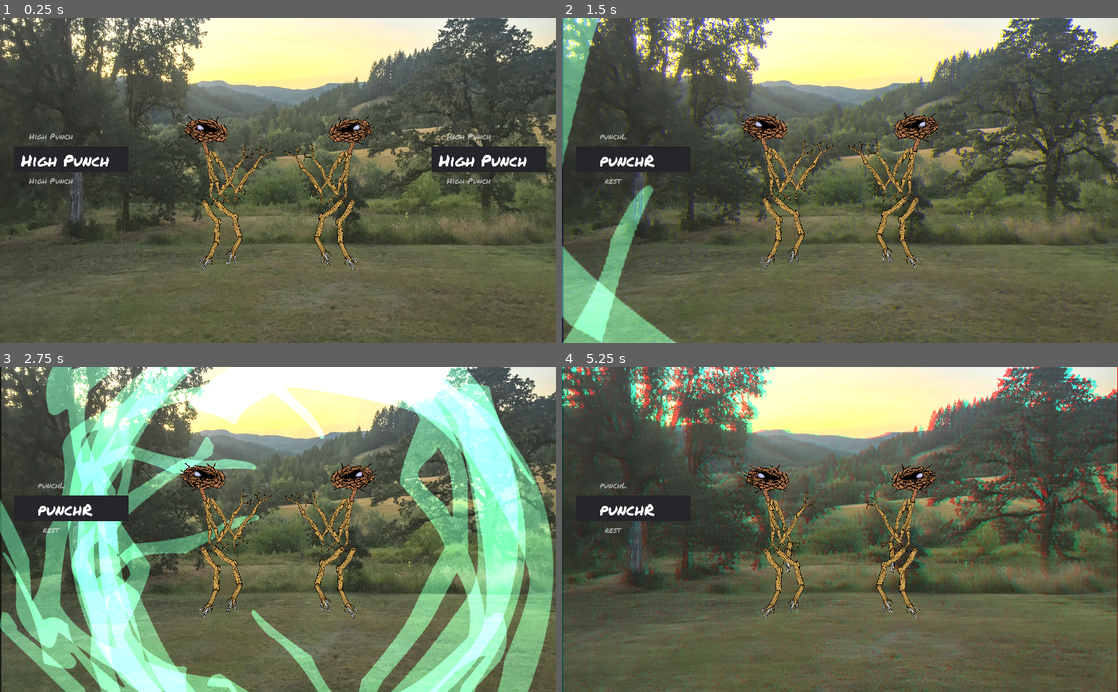
Above: before the commit, frames 1-4 (two rows, left to right).
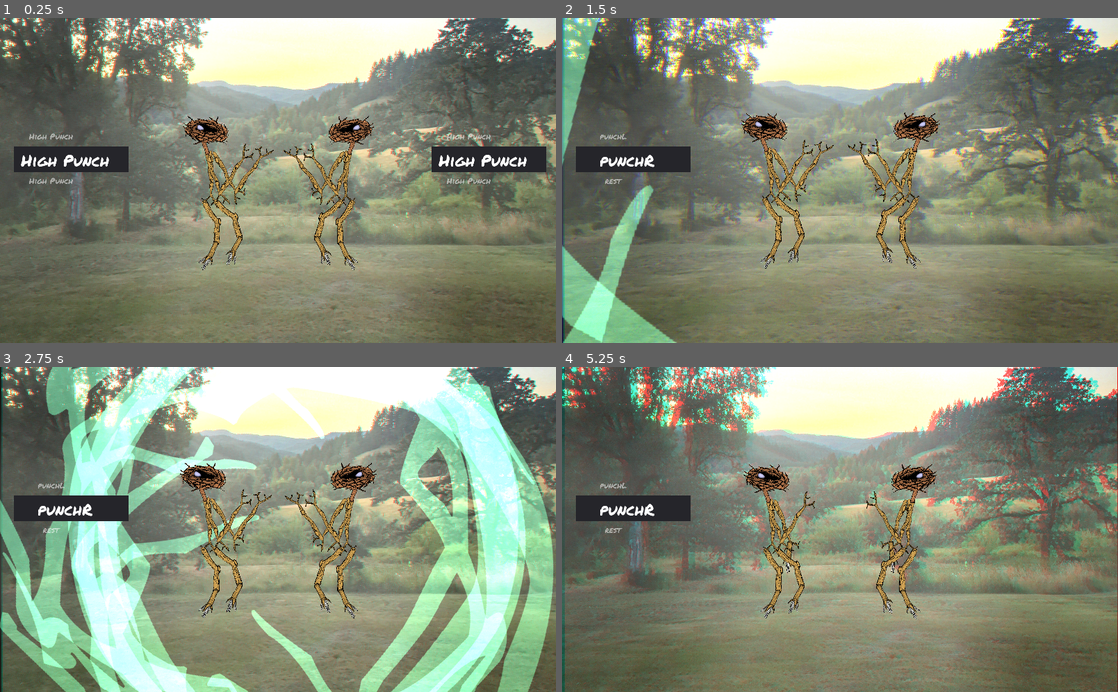
Above: after the commit, the same moments.

Repository: thesage1014/pigsSSJomt
Game: Godot game, scene res://sticky.tscn
Two runs of this game, one before a commit and one after it. Both use one fixed random seed, a clock stepped at 60 frames per second and the inputs below.
Inputs:
- Up to frame 1 (0.25 s): no input
- Up to frame 2 (1.5 s): tap Enter (ui_accept) at 0.5, 0.77 s; hold Left (p1_a) 0.53-1.28 s; tap Up (p1_b) at 1.35 s
- Up to frame 3 (2.75 s): tap Enter (ui_accept) at 1.52 s; hold Down (p1_c) from 2.03 s (still down)
- Up to frame 4 (5.25 s): release Down (p1_c) at 2.78 s; tap A (p2_a) at 2.85 s; tap Enter (ui_accept) at 3.02, 3.77, 4.52 s; hold E (p2_b) 3.53-4.28 s; tap D (p2_c) at 4.35 s; hold Left (p1_a) from 5.03 s (still down)

The runs differ from the first frame. In frame 1, 70% of the frame differs, in the area x 0-100%, y 0-100%; in frame 2, 72%; in frame 3, 67%; in frame 4, 72%.

Commit message:
starting on health bar
also downloaded a crt shader but it took than 5 minutes to figure out so I'm leaving it alone for now

Diff:
--- a/HealthBar.tscn
+++ b/HealthBar.tscn
@@ -1,13 +1,19 @@
-[gd_scene load_steps=2 format=2]
+[gd_scene format=2]
 
-[ext_resource path="res://HealthBar.gd" type="Script" id=1]
+[node name="MarginContainer" type="MarginContainer"]
+margin_right = 40.0
+margin_bottom = 40.0
 
-[node name="ColorRect" type="ColorRect"]
-margin_left = -1119.93
-margin_top = -894.136
-margin_right = -1113.93
-margin_bottom = -845.136
-grow_horizontal = 0
-rect_scale = Vector2( 100, 1 )
-color = Color( 1, 0, 0, 1 )
-script = ExtResource( 1 )
+[node name="Tween" type="Tween" parent="."]
+
+[node name="VBoxContainer" type="VBoxContainer" parent="."]
+margin_right = 40.0
+margin_bottom = 40.0
+
+[node name="HBoxContainer" type="HBoxContainer" parent="VBoxContainer"]
+margin_right = 40.0
+
+[node name="HBoxContainer2" type="HBoxContainer" parent="VBoxContainer"]
+margin_top = 4.0
+margin_right = 40.0
+margin_bottom = 4.0
--- /dev/null
+++ b/assets/shaders/crt_material.tres
@@ -0,0 +1,24 @@
+[gd_resource type="ShaderMaterial" load_steps=2 format=2]
+
+[ext_resource path="res://shaders/crt_shader.shader" type="Shader" id=1]
+
+[resource]
+shader = ExtResource( 1 )
+shader_param/screen_base_size = 240.0
+shader_param/sharpness_h = 0.5
+shader_param/sharpness_v = 1.0
+shader_param/mask_strength = 0.3
+shader_param/mask_dot_width = 1.0
+shader_param/mask_dot_height = 1.0
+shader_param/mask_stagger = 0.0
+shader_param/mask_size = 1.0
+shader_param/scanline_strength = 1.0
+shader_param/scanline_beam_width_min = 1.5
+shader_param/scanline_beam_width_max = 1.5
+shader_param/scanline_bright_min = 0.35
+shader_param/scanline_bright_max = 0.65
+shader_param/scanline_cutoff = 400.0
+shader_param/gamma_input = 2.0
+shader_param/gamma_output = 1.8
+shader_param/bright_boost = 1.2
+shader_param/dilation = 1.0
--- /dev/null
+++ b/assets/shaders/crt_shader.shader
@@ -0,0 +1,143 @@
+shader_type canvas_item;
+
+// Based on crt-easymode
+// https://github.com/libretro/glsl-shaders/blob/master/crt/shaders/crt-easymode.glsl
+
+uniform float screen_base_size = 200.0;
+
+uniform float sharpness_h : hint_range(0.0, 1.0, 0.05); // 0.5
+uniform float sharpness_v : hint_range(0.0, 1.0, 0.05); // 1.0
+uniform float mask_strength : hint_range(0.0, 1.0, 0.01); // 0.3
+uniform float mask_dot_width : hint_range(1.0, 100.0, 1.0); // 1.0
+uniform float mask_dot_height : hint_range(1.0, 100.0, 1.0); // 1.0
+uniform float mask_stagger : hint_range(0.0, 100.0, 1.0); // 0.0
+uniform float mask_size : hint_range(1.0, 100.0, 1.0); // 1.0
+uniform float scanline_strength : hint_range(0.0, 1.0, 0.05); // 1.0
+uniform float scanline_beam_width_min : hint_range(0.5, 5.0, 0.5); // 1.5
+uniform float scanline_beam_width_max : hint_range(0.5, 5.0, 0.5); // 1.5
+uniform float scanline_bright_min : hint_range(0.0, 1.0, 0.05); // 0.35
+uniform float scanline_bright_max : hint_range(0.0, 1.0, 0.05); // 0.65
+uniform float scanline_cutoff : hint_range(1.0, 1000.0, 1.0); // 400.0
+uniform float gamma_input : hint_range(0.1, 5.0, 0.1); // 2.0
+uniform float gamma_output : hint_range(0.1, 5.0, 0.1); // 1.8
+uniform float bright_boost : hint_range(1.0, 2.0, 0.01); // 1.2
+uniform float dilation : hint_range(0.0, 1.0, 1.0); // 1.0
+
+vec4 fix(vec4 c)
+{
+	return vec4(
+				max(abs(c.x), 0.00001),
+				max(abs(c.y), 0.00001),
+				max(abs(c.z), 0.00001),
+				max(abs(c.w), 0.00001)
+			);
+}
+
+vec4 dilate(vec4 col)
+{
+	vec4 x = mix(vec4(1.0), col, dilation);
+	return col * x;
+}
+
+vec4 tex2D(sampler2D tex, vec2 uv)
+{
+	return dilate(textureLod(tex, uv, 0));
+}
+
+float curve_distance(float x, float sharp)
+{
+	float x_step = step(0.5, x);
+	float curve = 0.5 - sqrt(0.25 - (x - x_step) * (x - x_step)) * sign(0.5 - x);
+	return mix(x, curve, sharp);
+}
+
+mat4 get_color_matrix(sampler2D tex, vec2 co, vec2 dx)
+{
+	return mat4(tex2D(tex, co - dx), tex2D(tex, co), tex2D(tex, co + dx), tex2D(tex, co + 2.0 * dx));
+}
+
+vec3 filter_lanczos(vec4 coeffs, mat4 color_matrix)
+{
+	vec4 col = color_matrix * coeffs;
+	vec4 sample_min = min(color_matrix[1], color_matrix[2]);
+	vec4 sample_max = max(color_matrix[1], color_matrix[2]);
+
+	col = clamp(col, sample_min, sample_max);
+
+	return col.rgb;
+}
+
+void fragment()
+{
+	float PI = 3.141592653589;
+
+	vec2 input_size = vec2(textureSize(SCREEN_TEXTURE, 0));
+	if (min(input_size.x, input_size.y) > screen_base_size)
+	{
+		float mult = screen_base_size / min(input_size.x, input_size.y);
+		input_size *= mult;
+	}
+
+	vec4 source_size = vec4(input_size, vec2(1, 1) / input_size);
+	vec4 output_size = vec4(vec2(1, 1) / SCREEN_PIXEL_SIZE, SCREEN_PIXEL_SIZE);
+
+	vec2 dx = vec2(source_size.z, 0.0);
+	vec2 dy = vec2(0.0, source_size.w);
+	vec2 pix_co = SCREEN_UV * source_size.xy - vec2(0.5, 0.5);
+	vec2 tex_co = (floor(pix_co) + vec2(0.5, 0.5)) * source_size.zw;
+	vec2 dist = fract(pix_co);
+
+	float curve_x;
+	vec3 col, col2;
+
+	curve_x = curve_distance(dist.x, sharpness_h * sharpness_h);
+
+	vec4 coeffs = PI * vec4(1.0 + curve_x, curve_x, 1.0 - curve_x, 2.0 - curve_x);
+
+	coeffs = fix(coeffs);
+	coeffs = 2.0 * sin(coeffs) * sin(coeffs * 0.5) / (coeffs * coeffs);
+	coeffs /= dot(coeffs, vec4(1.0));
+
+	col  = filter_lanczos(coeffs, get_color_matrix(SCREEN_TEXTURE, tex_co, dx));
+	col2 = filter_lanczos(coeffs, get_color_matrix(SCREEN_TEXTURE, tex_co + dy, dx));
+
+	col = mix(col, col2, curve_distance(dist.y, sharpness_v));
+	col = pow(col, vec3(gamma_input / (dilation + 1.0)));
+
+	float luma = dot(vec3(0.2126, 0.7152, 0.0722), col);
+	float bright = (max(col.r, max(col.g, col.b)) + luma) * 0.5;
+	float scan_bright = clamp(bright, scanline_bright_min, scanline_bright_max);
+	float scan_beam = clamp(bright * scanline_beam_width_max, scanline_beam_width_min, scanline_beam_width_max);
+	float scan_weight = 1.0 - pow(cos(SCREEN_UV.y * 2.0 * PI * source_size.y) * 0.5 + 0.5, scan_beam) * scanline_strength;
+
+	float mask = 1.0 - mask_strength;
+	vec2 mod_fac = floor(SCREEN_UV * output_size.xy * source_size.xy / (input_size.xy * vec2(mask_size, mask_dot_height * mask_size)));
+	int dot_no = int(mod((mod_fac.x + mod(mod_fac.y, 2.0) * mask_stagger) / mask_dot_width, 3.0));
+	vec3 mask_weight;
+
+	if (dot_no == 0)
+	{
+		mask_weight = vec3(1.0, mask, mask);
+	}
+	else if (dot_no == 1)
+	{
+		mask_weight = vec3(mask, 1.0, mask);
+	}
+	else
+	{
+		mask_weight = vec3(mask, mask, 1.0);
+	}
+
+	if (input_size.y >= scanline_cutoff)
+	{
+		scan_weight = 1.0;
+	}
+
+	col2 = col.rgb;
+	col *= vec3(scan_weight);
+	col = mix(col, col2, scan_bright);
+	col *= mask_weight;
+	col = pow(col, vec3(1.0 / gamma_output));
+
+	COLOR = vec4(col * bright_boost, 1.0);
+}
--- a/sticky.tscn
+++ b/sticky.tscn
@@ -9,6 +9,7 @@
 [ext_resource path="res://Fighter.tscn" type="PackedScene" id=7]
 
 [sub_resource type="CanvasItemMaterial" id=1]
+blend_mode = 1
 
 [sub_resource type="Gradient" id=2]
 offsets = PoolRealArray( 0, 0.258065, 0.516129, 0.793548, 1 )
@@ -43,15 +44,26 @@
 script = ExtResource( 1 )
 magnitude = 10
 
-[node name="bg" type="TextureRect" parent="background"]
-visible = false
+[node name="v_scan" type="TextureRect" parent="background"]
 modulate = Color( 1, 1, 1, 0.396078 )
 self_modulate = Color( 1, 1, 1, 0.313726 )
 material = SubResource( 1 )
-margin_left = -1394.59
-margin_top = -1235.09
-margin_right = 666.412
-margin_bottom = 310.913
+margin_left = -1065.0
+margin_top = -1332.0
+margin_right = 318.0
+margin_bottom = 602.0
+texture = SubResource( 3 )
+expand = true
+
+[node name="h_scan" type="TextureRect" parent="background"]
+modulate = Color( 1, 1, 1, 0.396078 )
+self_modulate = Color( 1, 1, 1, 0.313726 )
+material = SubResource( 1 )
+margin_left = 964.0
+margin_top = -810.0
+margin_right = 1821.0
+margin_bottom = 1930.0
+rect_rotation = 90.0
 texture = SubResource( 3 )
 expand = true
 
@@ -78,9 +90,9 @@
 [node name="bg_r" type="TextureRect" parent="background"]
 modulate = Color( 1, 0, 0, 1 )
 material = ExtResource( 2 )
-margin_left = -1394.59
+margin_left = -1390.49
 margin_top = -1235.09
-margin_right = 666.412
+margin_right = 670.513
 margin_bottom = 310.913
 texture = ExtResource( 3 )
 expand = true
